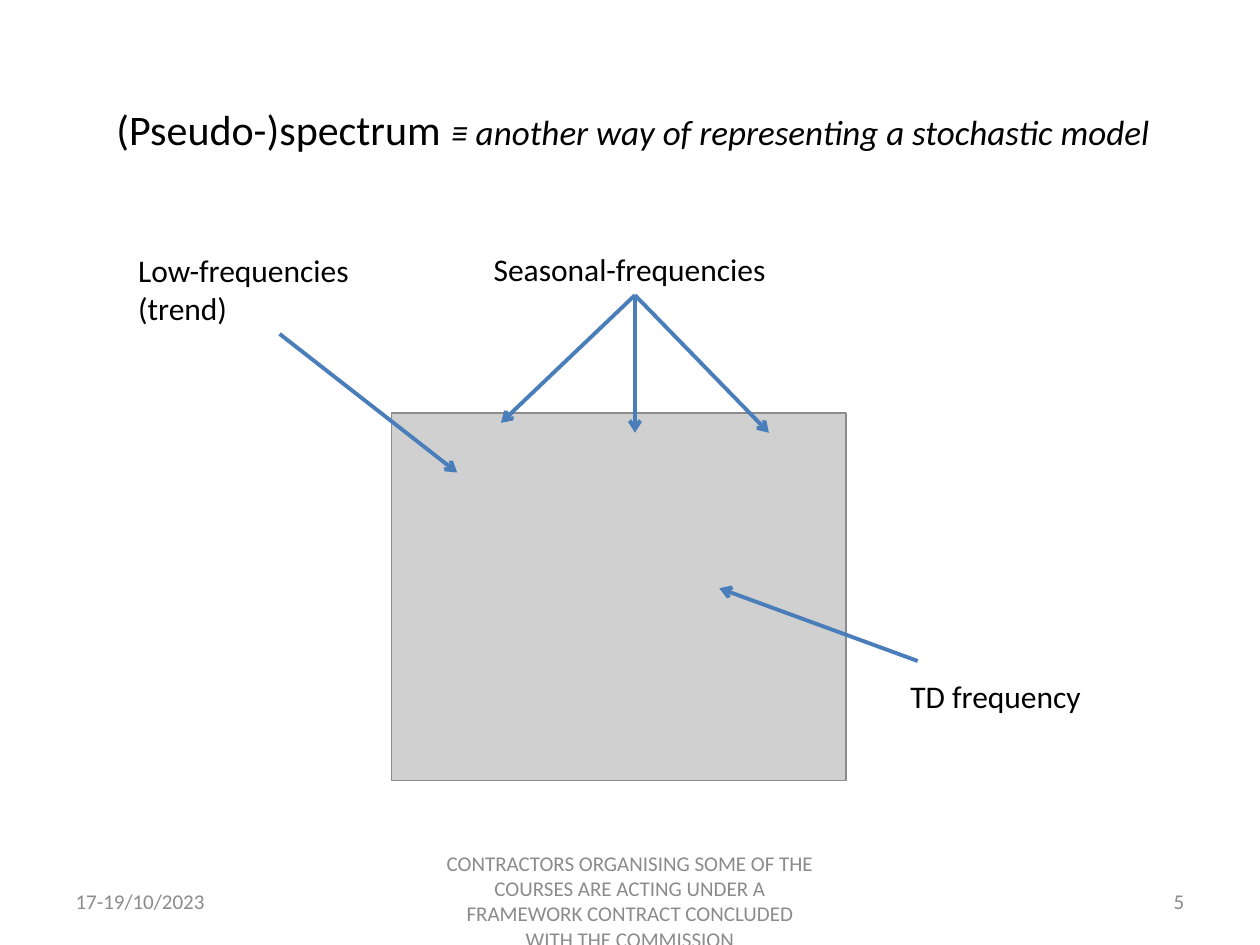
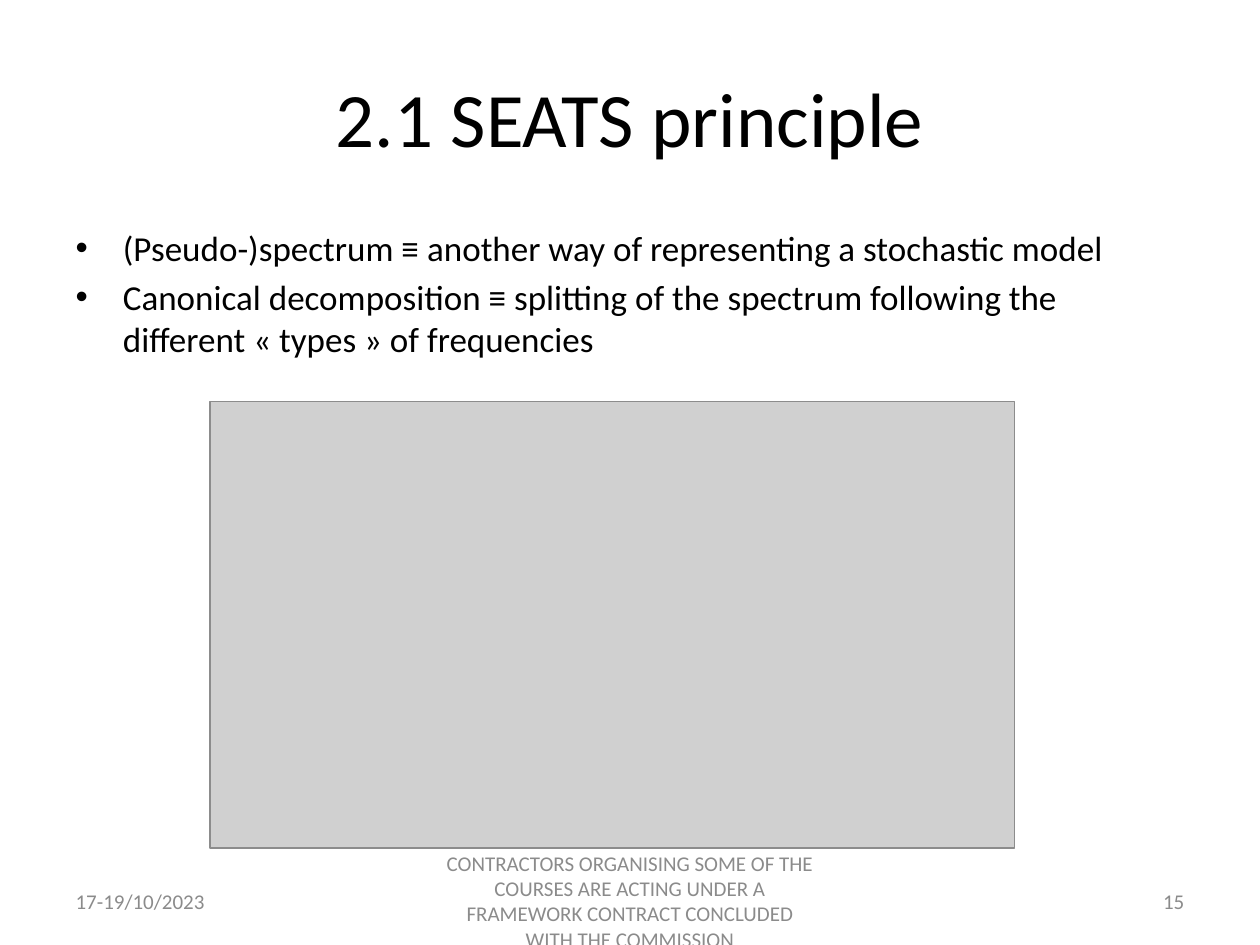
Before and after one commit to palatej/estp2023, a slide deck: slide 15 of Presentations/2.2 JD+_SEATS.pptx (slide 5 before the commit). Drawn at 1260x945 pixels with LibreOffice and Linux fonts; fonts in the diff are those of the drawing; grey boxes stand for pictures. Boxes give left, top, right and bottom in pixels: in the first picture for what was removed or moved away, otherwise in the second. Text is boxed around its words. In the diff, an @@ line names an element or a change of style, - is before the commit and + after.

```diff
--- a/Presentations/2.2 JD+_SEATS.pptx
+++ b/Presentations/2.2 JD+_SEATS.pptx
@@ text removed at [116,114,1150,152] @@
-(Pseudo-)spectrum ≡ another way of representing a stochastic model
@@ title added at [336,93,923,160], 44 pt, text #000000 @@
+2.1 SEATS principle
@@ text added at [123,235,1102,358], 20 pt, text #000000 @@
+• (Pseudo-)spectrum ≡ another way of representing a stochastic model
+• Canonical decomposition ≡ splitting of the spectrum following the different « types » of frequencies
@@ text removed at [138,260,348,324] @@
-Low-frequencies (trend)
@@ text removed at [494,259,766,286] @@
-Seasonal-frequencies
@@ arrow removed from (635, 295) to (501, 423) @@
@@ arrow removed from (635, 295) to (635, 433) @@
@@ arrow removed from (635, 295) to (769, 433) @@
@@ arrow removed from (280, 334) to (457, 472) @@
@@ picture added at [210,402,1016,848] @@
@@ picture removed at [392,413,845,781] @@
@@ arrow removed from (917, 662) to (719, 588) @@
@@ text removed at [910,686,1081,713] @@
-TD frequency
@@ page number at [1163,895,1184,909]: text changed @@
-5
+15
```
Also in this commit, not shown: 12 other slides changed, 4 slides added, 7 other files.
